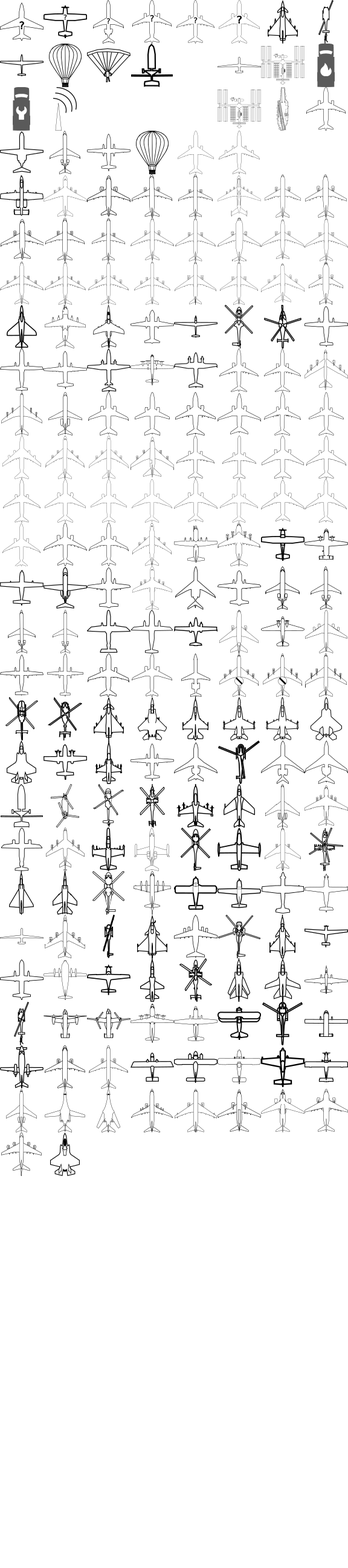
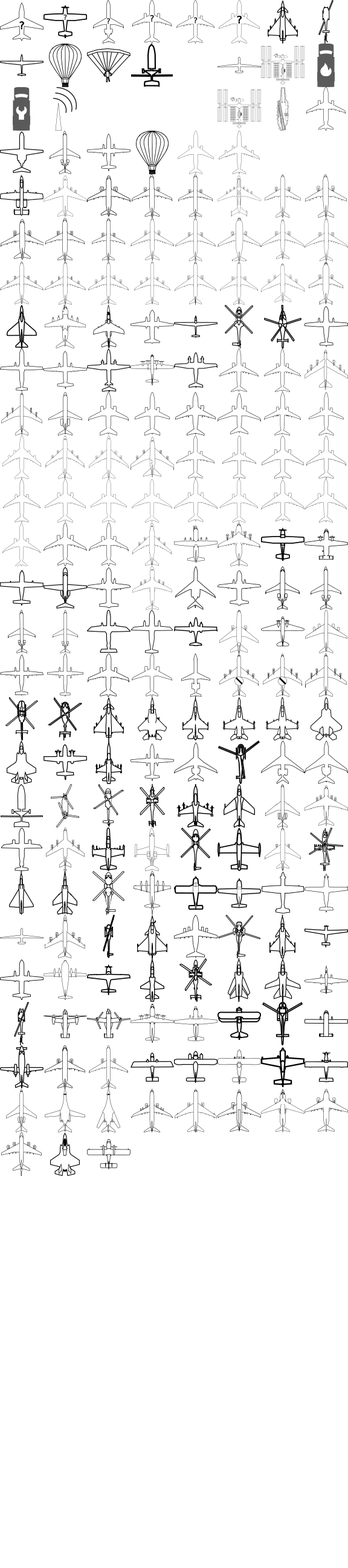
Layer changes from the first 348×1568 image to the second:
painted on "sprites_dummy.png" over [87, 1139, 131, 1170]
